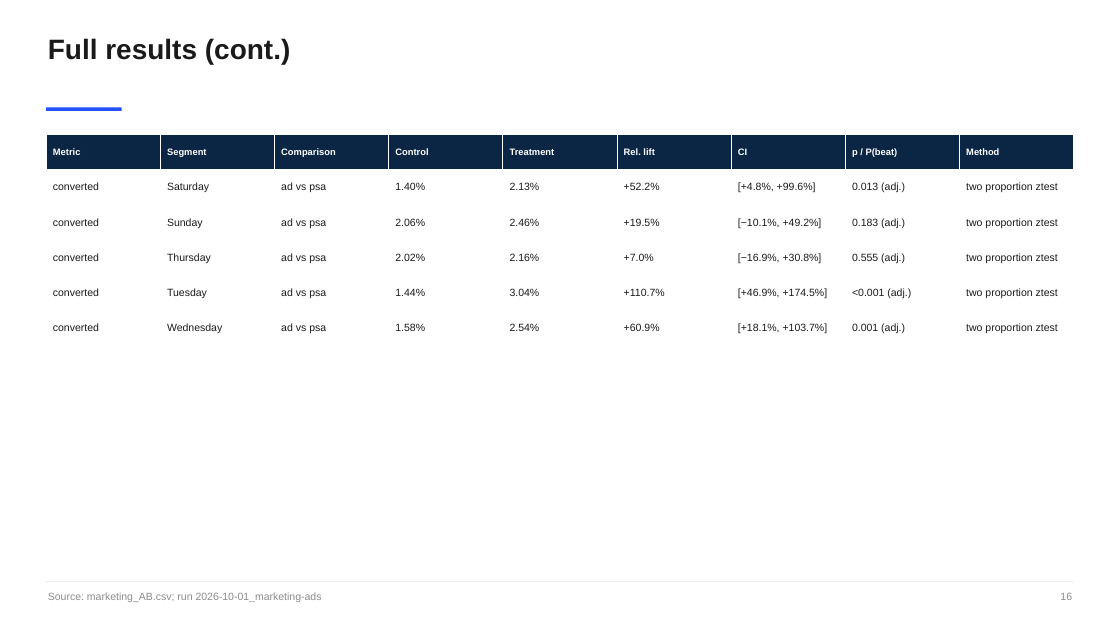
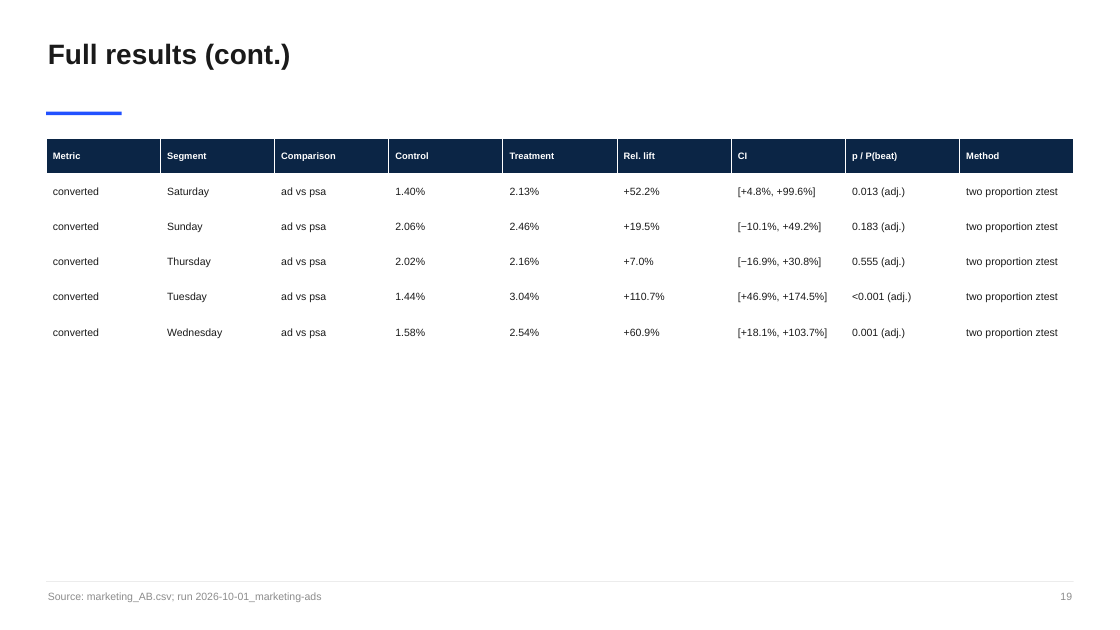
Before and after one commit to rohittiwari001/A-B-Testing-using-Claude-Code, a slide deck: slide 19 of runs/2026-10-01_marketing-ads/deck.pptx (slide 16 before the commit). Drawn at 1120x630 pixels with LibreOffice and Linux fonts; fonts in the diff are those of the drawing. Boxes give left, top, right and bottom in pixels: in the first picture for what was removed or moved away, otherwise in the second. Text is boxed around its words. In the diff, an @@ line names an element or a change of style, - is before the commit and + after.

```diff
--- a/runs/2026-10-01_marketing-ads/deck.pptx
+++ b/runs/2026-10-01_marketing-ads/deck.pptx
@@ 1 table, 1 text, 1 rectangle moved together from (x1=46, y1=38, x2=1075, y2=346) to (x1=46, y1=43, x2=1075, y2=350) @@
```
Also in this commit, not shown: 12 other slides changed, 4 slides added, 1 slide removed, 2 other files.
